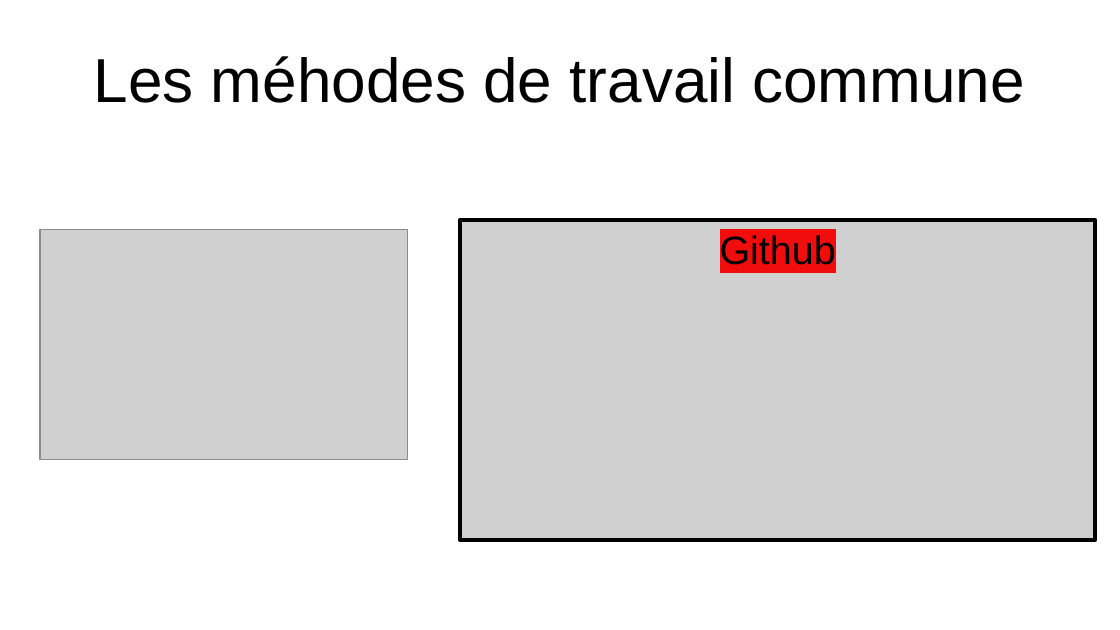
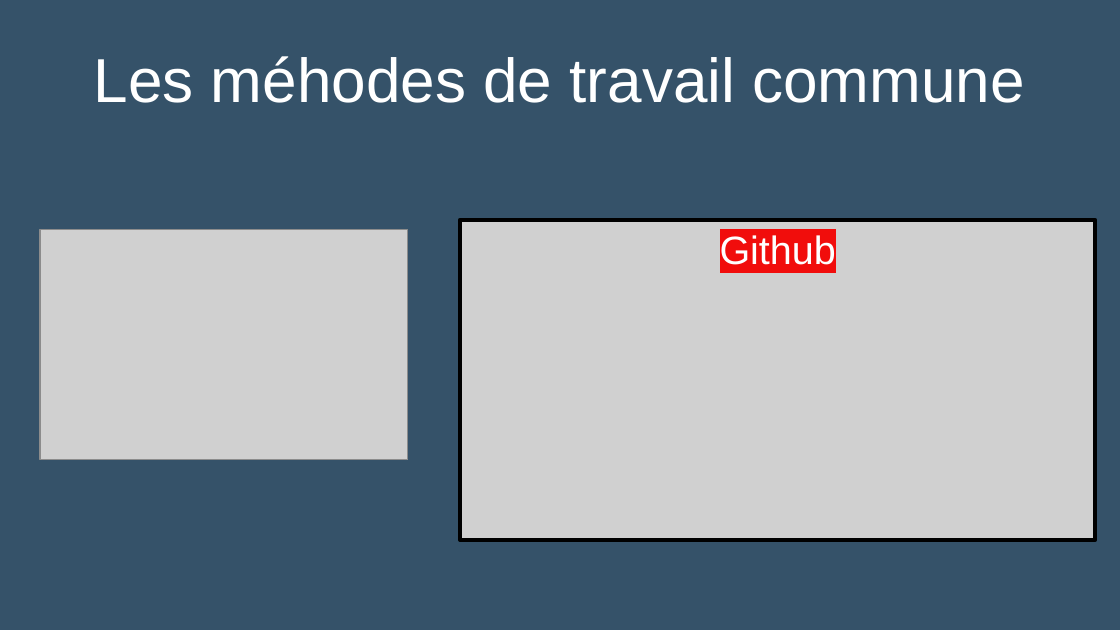
Before and after one commit to Sauvage89/sechoir-houblon, a slide deck: slide 11 of doc/diaporama/revue1.odp. Drawn at 1120x630 pixels with LibreOffice and Linux fonts; fonts in the diff are those of the drawing; grey boxes stand for pictures. Boxes give left, top, right and bottom in pixels: in the first picture for what was removed or moved away, otherwise in the second. Text is boxed around its words. In the diff, an @@ line names an element or a change of style, - is before the commit and + after.

```diff
--- a/doc/diaporama/revue1.odp
+++ b/doc/diaporama/revue1.odp
@@ background #FFFFFF to #355269 @@
@@ title "Les méhodes de travail commune" at [94, 56, 1025, 103]: text colour #000000 to #FFFFFF @@
@@ picture "Github" at [460, 221, 1096, 541]: text colour #000000 to #FFFFFF @@
```
Also in this commit, not shown: 13 other slides changed, 2 slides added, 2 slides removed, 1 other file.
